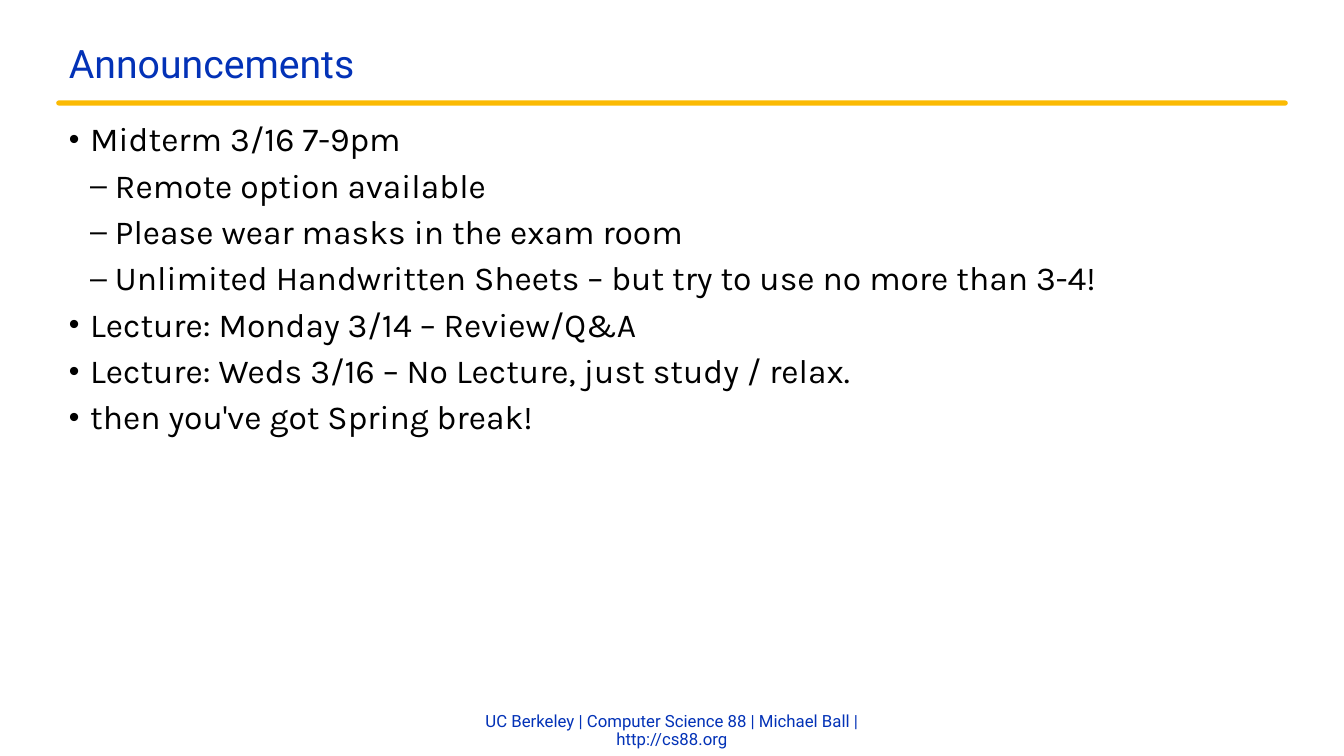
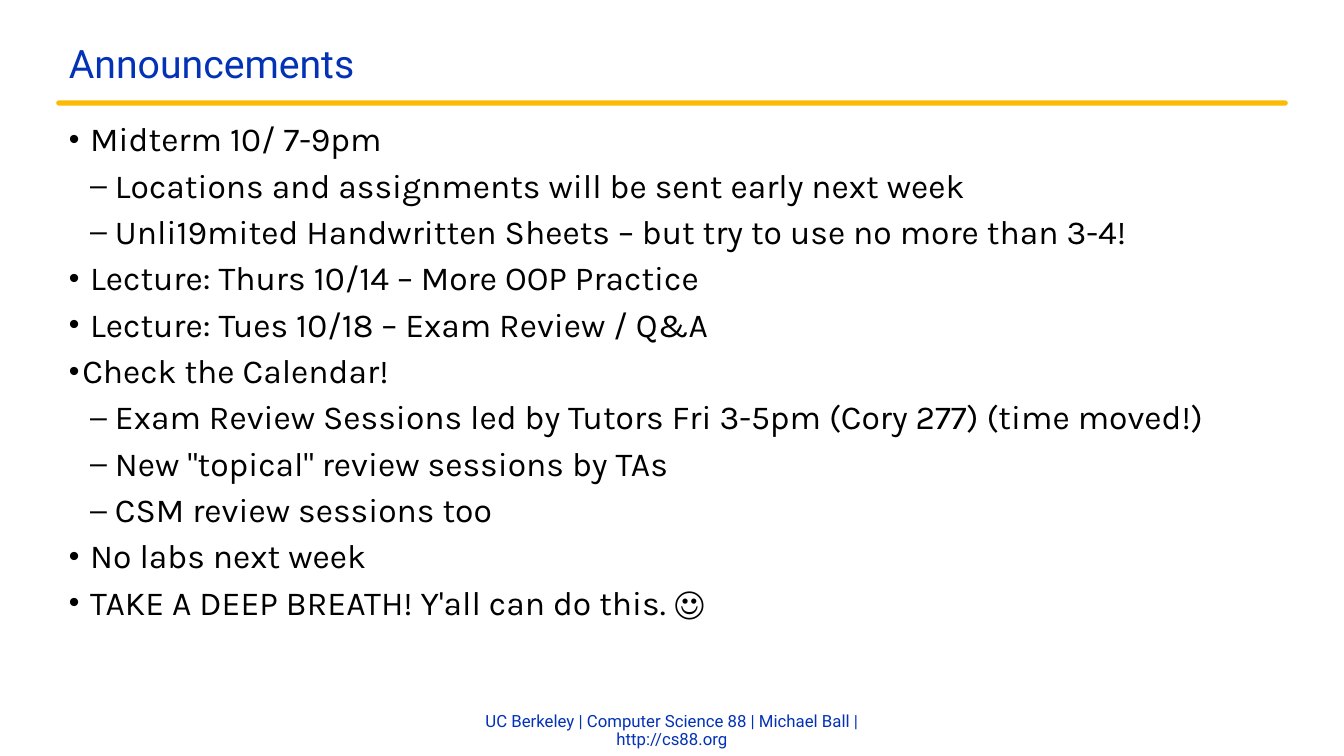
Before and after one commit to cs88-website/fa22, a slide deck: slide 2 of assets/slides/fa22/14-OOP_II.pptx. Drawn at 1344x756 pixels with LibreOffice and Linux fonts; fonts in the diff are those of the drawing; background and template pictures are left out. Boxes give left, top, right and bottom in pixels: in the first picture for what was removed or moved away, otherwise in the second. Text is boxed around its words. In the diff, an @@ line names an element or a change of style, - is before the commit and + after.

```diff
--- a/assets/slides/fa22/14-OOP_II.pptx
+++ b/assets/slides/fa22/14-OOP_II.pptx
@@ text at <box>82,126,1203,616</box>: text changed @@
-• Midterm 3/16 7-9pm
-  – Remote option available
-  – Please wear masks in the exam room
-  – Unlimited Handwritten Sheets – but try to use no more than 3-4!
-• Lecture: Monday 3/14 – Review/Q&A
-• Lecture: Weds 3/16 – No Lecture, just study / relax.
-• then you've got Spring break!
+• Midterm 10/ 7-9pm
+  – Locations and assignments will be sent early next week
+  – Unli19mited Handwritten Sheets – but try to use no more than 3-4!
+• Lecture: Thurs 10/14 – More OOP Practice
+• Lecture: Tues 10/18 – Exam Review / Q&A
+• Check the Calendar!
+  – Exam Review Sessions led by Tutors Fri 3-5pm (Cory 277) (time moved!)
+  – New "topical" review sessions by TAs
+  – CSM review sessions too
+• No labs next week
+• TAKE A DEEP BREATH! Y'all can do this. ☺
```
Also in this commit, not shown: 3 slides added, 2 other files.
